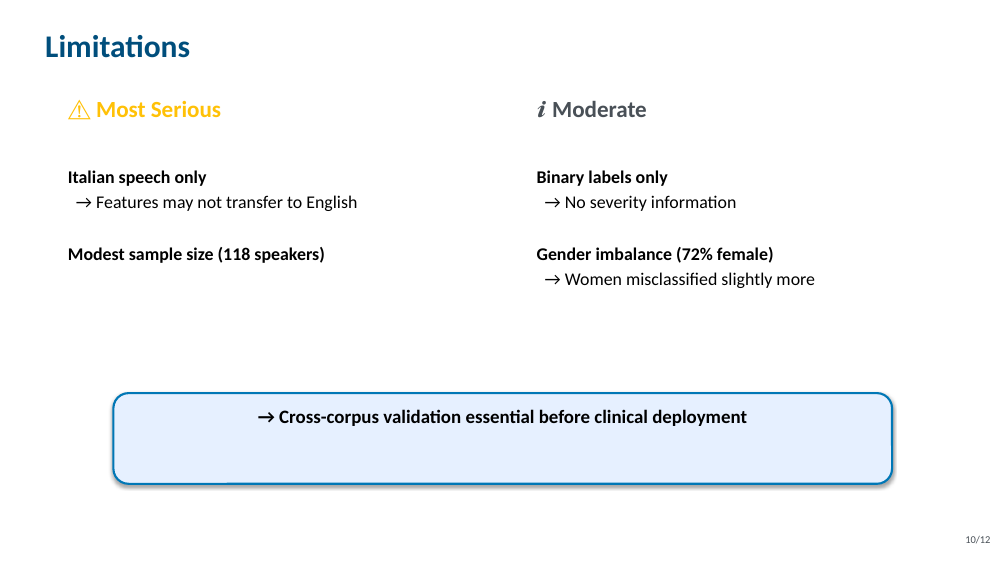
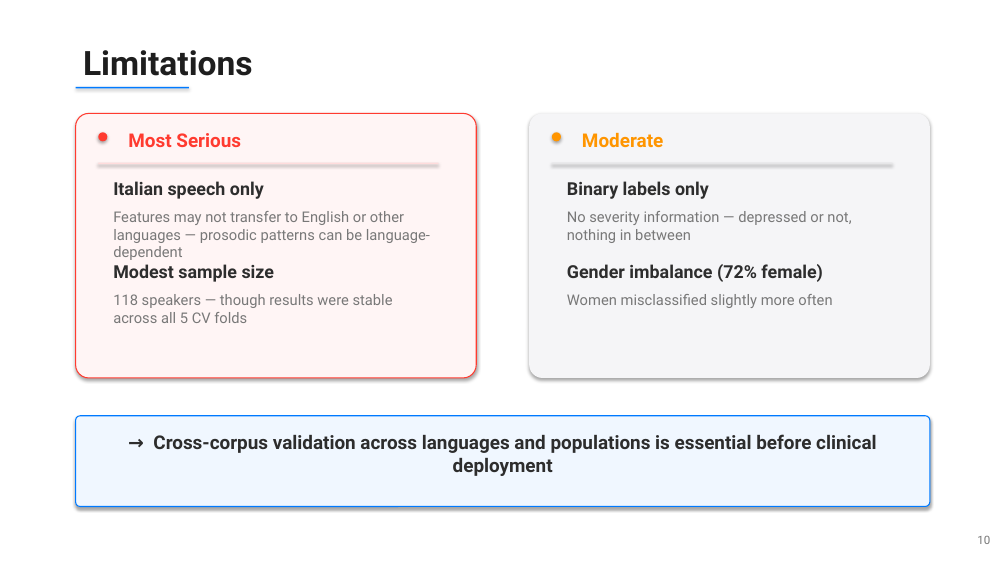
Before and after one commit to NileC03/dissertation, a slide deck: slide 10 of presentation/slides.pptx. Drawn at 1008x567 pixels with LibreOffice and Linux fonts; fonts in the diff are those of the drawing. Boxes give left, top, right and bottom in pixels: in the first picture for what was removed or moved away, otherwise in the second. Text is boxed around its words. In the diff, an @@ line names an element or a change of style, - is before the commit and + after.

Commit message:
Redesign slides: clean modern style (Apple keynote inspired)

```diff
--- a/presentation/slides.pptx
+++ b/presentation/slides.pptx
@@ text "Limitations": place and size @@
-text "Limitations" at <box>45,35,190,58</box>
+text "Limitations" at <box>83,50,253,76</box>
@@ text "Limitations" at <box>83,50,253,76</box>: size 30 to 32 pt, font Calibri to Roboto, text colour #004E7C to #1E1E1E @@
@@ rectangle added at <box>76,87,189,88</box>, fill #007AFF @@
@@ rounded rectangle: place and size @@
-rounded rectangle at <box>68,170,357,263</box>
+rounded rectangle at <box>76,113,476,378</box>
@@ rounded rectangle at <box>76,113,476,378</box>: fill none to #FFF5F5; outline none to #FF3B30 1 pt; shadow on @@
@@ rounded rectangle added at <box>529,113,930,378</box>, fill #F5F5F7 @@
@@ ellipse added at <box>98,132,107,141</box>, fill #FF3B30 @@
@@ text at <box>128,133,241,147</box>: text changed; size 22 to 18 pt; font Calibri to Roboto; text colour #FFC107 to #FF3B30 @@
-⚠ Most Serious
+Most Serious
@@ ellipse added at <box>552,132,561,141</box>, fill #FF9500 @@
@@ text at <box>582,132,663,148</box>: text changed; size 22 to 18 pt; font Calibri to Roboto; text colour #495057 to #FF9500 @@
-ℹ Moderate
+Moderate
@@ text in rounded rectangle at <box>68,170,357,263</box>: text removed @@
-Italian speech only
-→ Features may not transfer to English
-Modest sample size (118 speakers)
@@ rectangle added at <box>98,163,439,164</box>, fill #FFDCDC @@
@@ text at <box>537,170,737,211</box>: paragraphs removed @@
-Binary labels only
-→ No severity information
@@ rectangle added at <box>552,163,892,164</box>, fill #E6E6E8 @@
@@ text added at <box>113,181,264,199</box>, 17 pt, text #2D2D2D, bold @@
+Italian speech only
@@ text added at <box>567,181,709,199</box>, 17 pt, text #2D2D2D, bold @@
+Binary labels only
@@ text added at <box>113,211,430,243</box>, 14 pt, text #787878 @@
+Features may not transfer to English or other languages — prosodic patterns can be language-dependent
@@ text added at <box>567,211,851,243</box>, 14 pt, text #787878 @@
+No severity information — depressed or not, nothing in between
@@ text added at <box>113,264,275,282</box>, 17 pt, text #2D2D2D, bold @@
+Modest sample size
@@ text "Gender imbalance (72% female)": place and size @@
-text "Gender imbalance (72% female)" at <box>537,170,815,288</box>
+text "Gender imbalance (72% female)" at <box>567,264,823,282</box>
@@ text "Gender imbalance (72% female)" at <box>567,264,823,282</box>: font Calibri to Roboto, text colour #000000 to #2D2D2D; less space between paragraphs @@
@@ text added at <box>113,294,393,323</box>, 14 pt, text #787878 @@
+118 speakers — though results were stable across all 5 CV folds
@@ text at <box>565,272,815,288</box>: paragraph removed @@
-→ Women misclassified slightly more
@@ text added at <box>567,294,832,308</box>, 14 pt, text #787878 @@
+Women misclassified slightly more often
@@ rounded rectangle: place and size @@
-rounded rectangle at <box>113,393,892,484</box>
+rounded rectangle at <box>76,416,930,507</box>
@@ rounded rectangle at <box>76,416,930,507</box>: fill #E6F0FF to #F0F7FF; outline #0077B6 2 pt to #007AFF 1 pt; proportions changed @@
@@ text at <box>153,434,876,476</box>: text changed; font Calibri to Roboto; text colour #000000 to #2D2D2D @@
-→ Cross-corpus validation essential before clinical deployment
+→ Cross-corpus validation across languages and populations is essential before clinical deployment
@@ text at <box>977,536,990,544</box>: text changed; size 10 to 11 pt; font Calibri to Roboto; text colour #495057 to #787878 @@
-10/12
+10
```
Also in this commit, not shown: 11 other slides changed, 1 other file.
